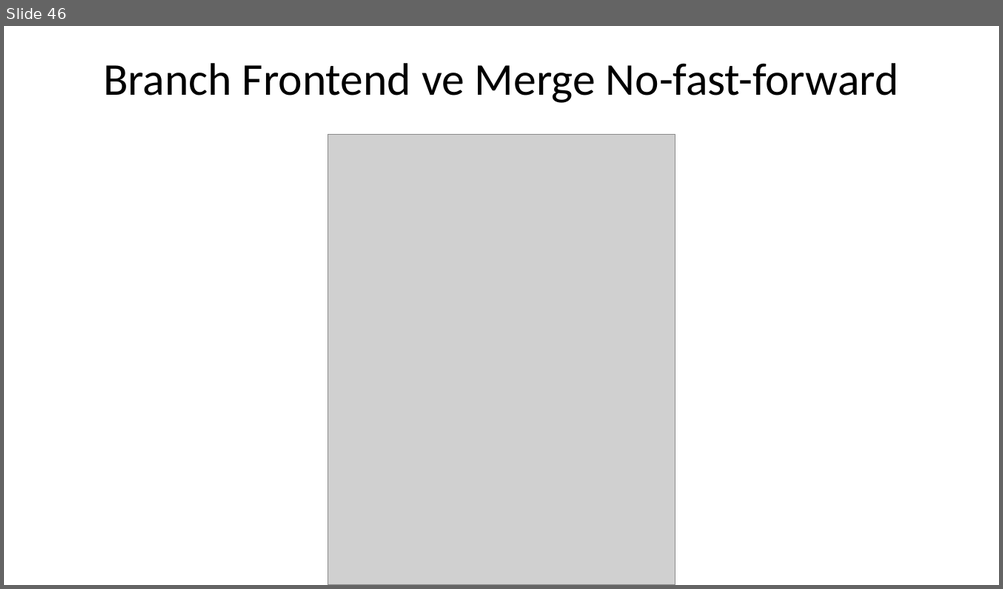
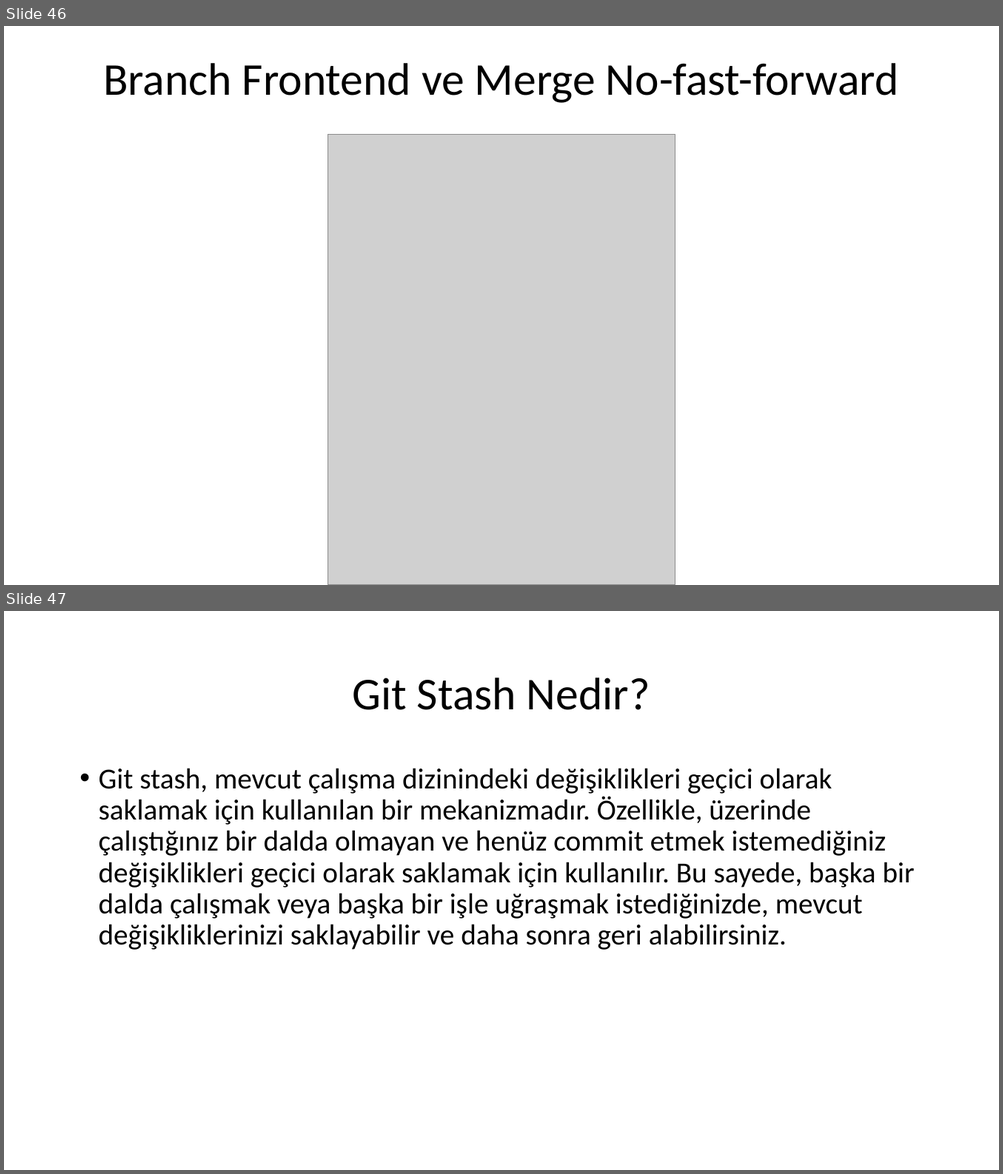
Before and after one commit to tugayayar/devops_project, a slide deck: DevOps Proje Sunusu.pptx. Shown one above the other, each under a label of ours: slide 46 before the commit, slides 46 and 47 after it. The pictures are 1003x589 and 1003x1174 pixels, drawn with LibreOffice and Linux fonts; fonts in the diff are those of the drawing; grey boxes stand for pictures. Boxes give left, top, right and bottom in pixels: in the first picture for what was removed or moved away, otherwise in the second. Text is boxed around its words. In the diff, an @@ line names an element or a change of style, - is before the commit and + after.

Commit message:
Git Stash Kavramı Sunuya Eklendi

```diff
--- a/DevOps Proje Sunusu.pptx
+++ b/DevOps Proje Sunusu.pptx
@@ slide 47 added at bbox=[4, 611, 999, 1170], background #FFFFFF @@
@@ title added at bbox=[353, 678, 650, 710], 44 pt, text #000000 @@
+Git Stash Nedir?
@@ text added at bbox=[99, 768, 914, 950], 28 pt, text #000000 @@
+• Git stash, mevcut çalışma dizinindeki değişiklikleri geçici olarak saklamak için kullanılan bir mekanizmadır. Özellikle, üzerinde çalıştığınız bir dalda olmayan ve henüz commit etmek istemediğiniz değişiklikleri geçici olarak saklamak için kullanılır. Bu sayede, başka bir dalda çalışmak veya başka bir işle uğraşmak istediğinizde, mevcut değişikliklerinizi saklayabilir ve daha sonra geri alabilirsiniz.
```
